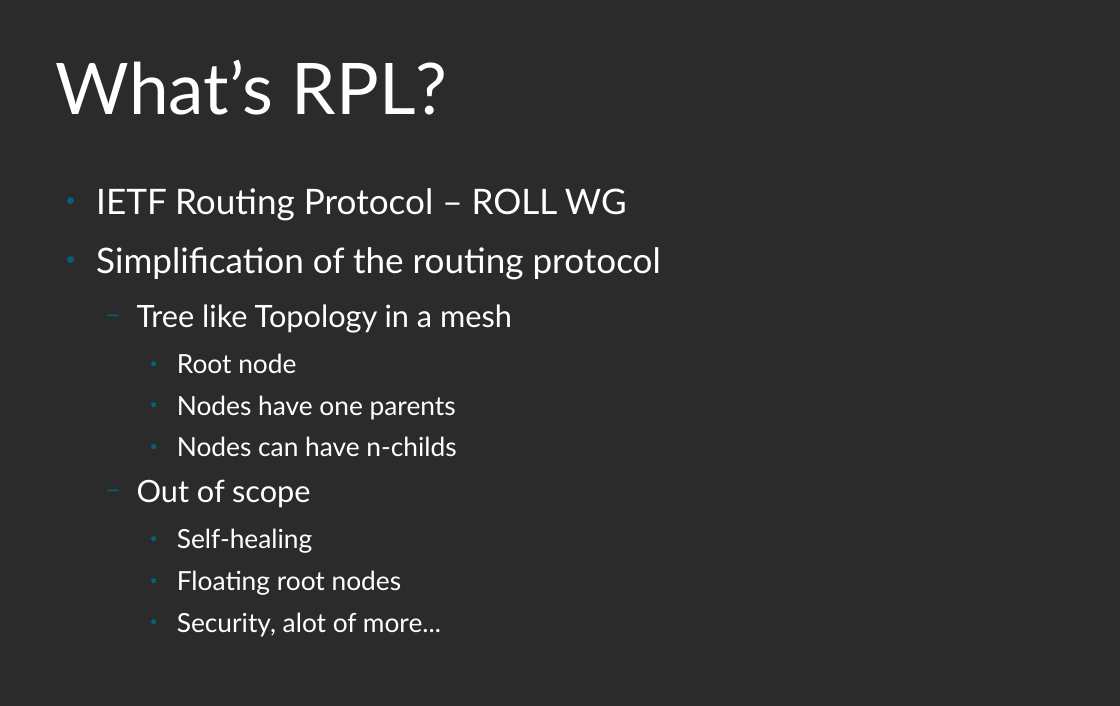
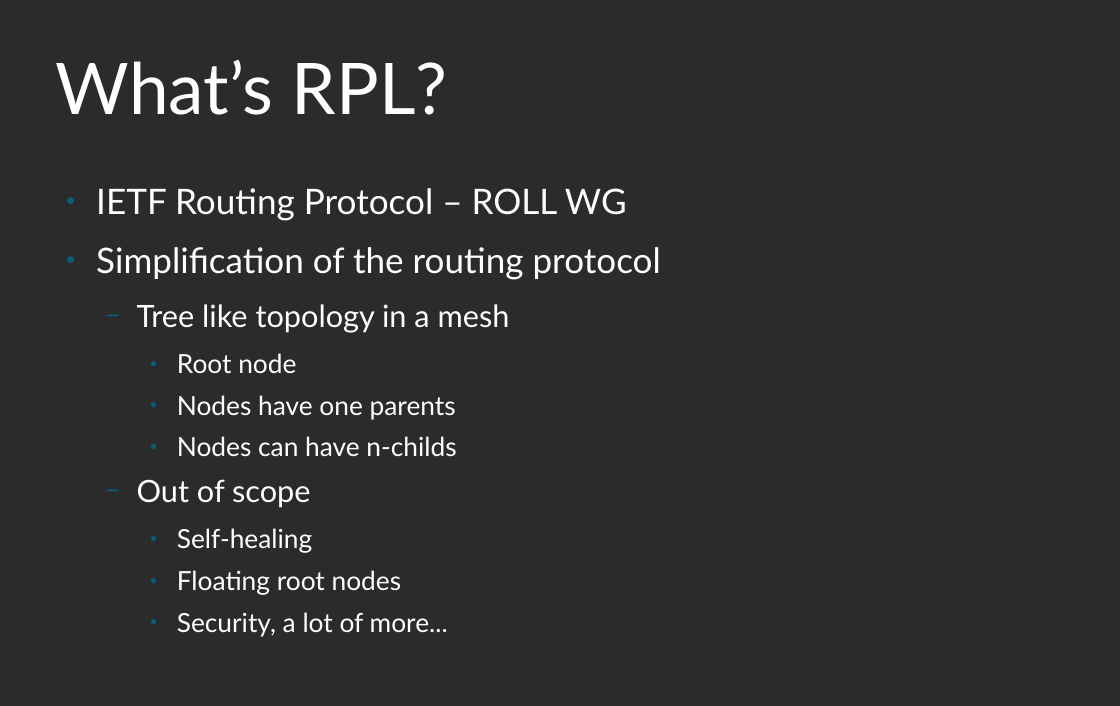
Before and after one commit to linux-wpan/wpan-misc, a slide deck: slide 2 of conferences/netdev_0x14/slides/slides.odp. Drawn at 1120x706 pixels with LibreOffice and Linux fonts; fonts in the diff are those of the drawing; background and template pictures are left out; a plain dark background stands for a picture behind light text. Boxes give left, top, right and bottom in pixels: in the first picture for what was removed or moved away, otherwise in the second. Text is boxed around its words. In the diff, an @@ line names an element or a change of style, - is before the commit and + after.

Commit message:
netdev_0x14: fix some typos in slides

```diff
--- a/conferences/netdev_0x14/slides/slides.odp
+++ b/conferences/netdev_0x14/slides/slides.odp
@@ text at (137, 304, 510, 333): text changed @@
-  − Tree like Topology in a mesh
+  − Tree like topology in a mesh
@@ text at (177, 612, 448, 637): spaces changed @@
-    ● Security, alot of more...
+    ● Security, a lot of more...
```
Also in this commit, not shown: 2 other slides changed.
